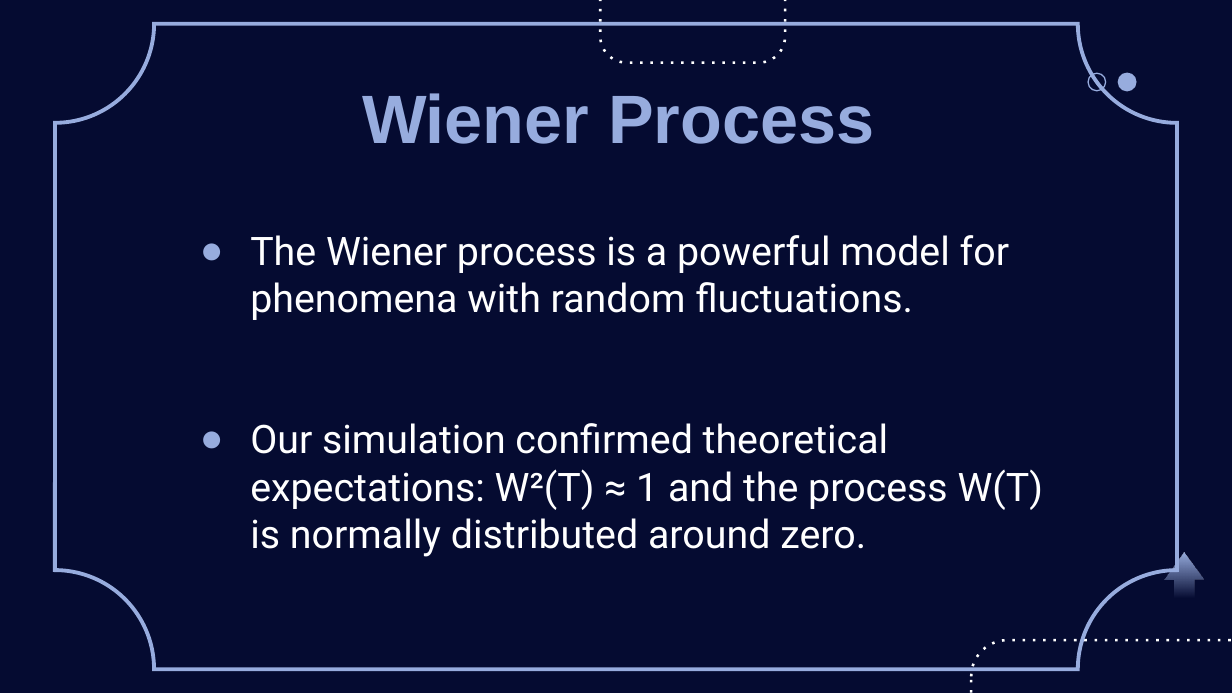
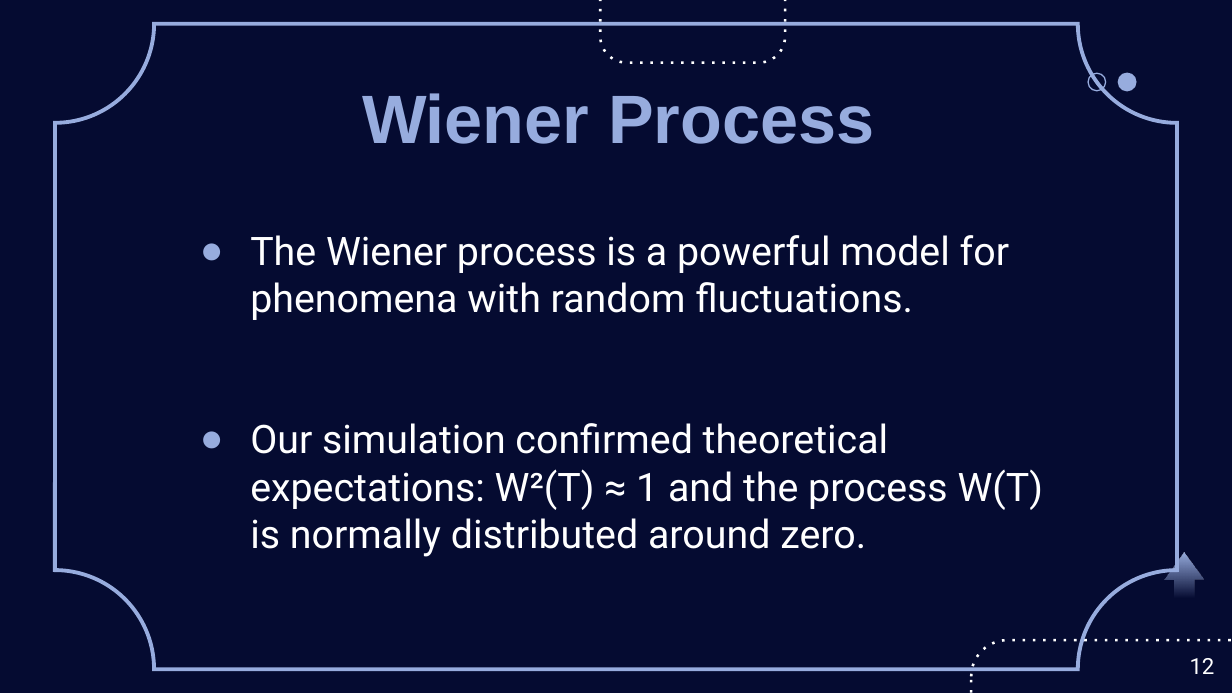
Before and after one commit to EnzoHaegel/FinancialComputing, a slide deck: slide 12 of 710882199 - Enzo Haegel - Financial Computing.pptx. Drawn at 1232x693 pixels with LibreOffice and Linux fonts; fonts in the diff are those of the drawing. Boxes give left, top, right and bottom in pixels: in the first picture for what was removed or moved away, otherwise in the second. Text is boxed around its words. In the diff, an @@ line names an element or a change of style, - is before the commit and + after.

```diff
--- a/710882199 - Enzo Haegel - Financial Computing.pptx
+++ b/710882199 - Enzo Haegel - Financial Computing.pptx
@@ page number added at [1190, 658, 1215, 674], 13 pt, text #FFFFFF @@
+12
```
Also in this commit, not shown: 14 other slides changed.
